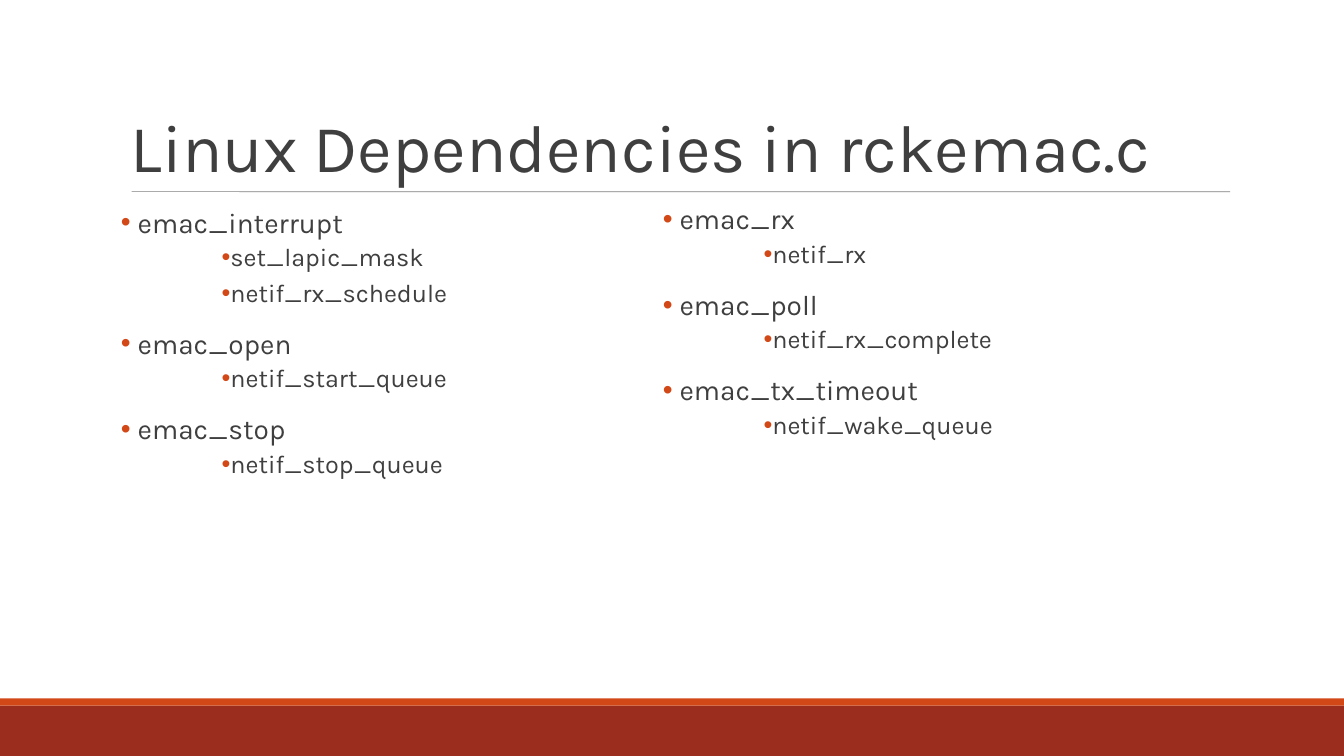
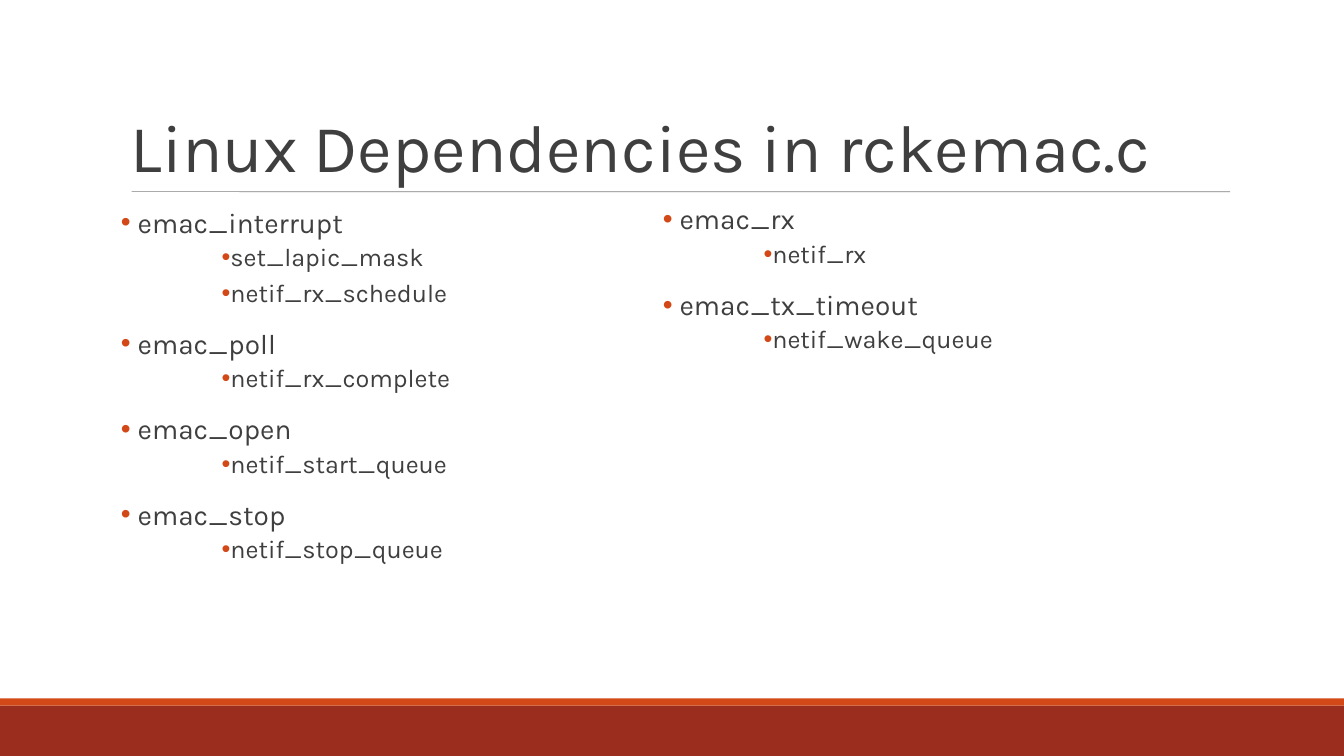
Before and after one commit to minitu/urop_priv, a slide deck: slide 3 of rckemac_linuxdep.ppt. Drawn at 1344x756 pixels with LibreOffice and Linux fonts; fonts in the diff are those of the drawing. Boxes give left, top, right and bottom in pixels: in the first picture for what was removed or moved away, otherwise in the second. Text is boxed around its words. In the diff, an @@ line names an element or a change of style, - is before the commit and + after.

Commit message:
Work on rckemac_linuxdep.ppt

```diff
--- a/rckemac_linuxdep.ppt
+++ b/rckemac_linuxdep.ppt
@@ text at (680, 296, 992, 354): paragraphs removed @@
-• emac_poll
-  • netif_rx_complete
@@ text at (138, 335, 450, 393): paragraphs added @@
+• emac_poll
+  • netif_rx_complete
```
Also in this commit, not shown: 2 other slides changed, 1 slide added.
